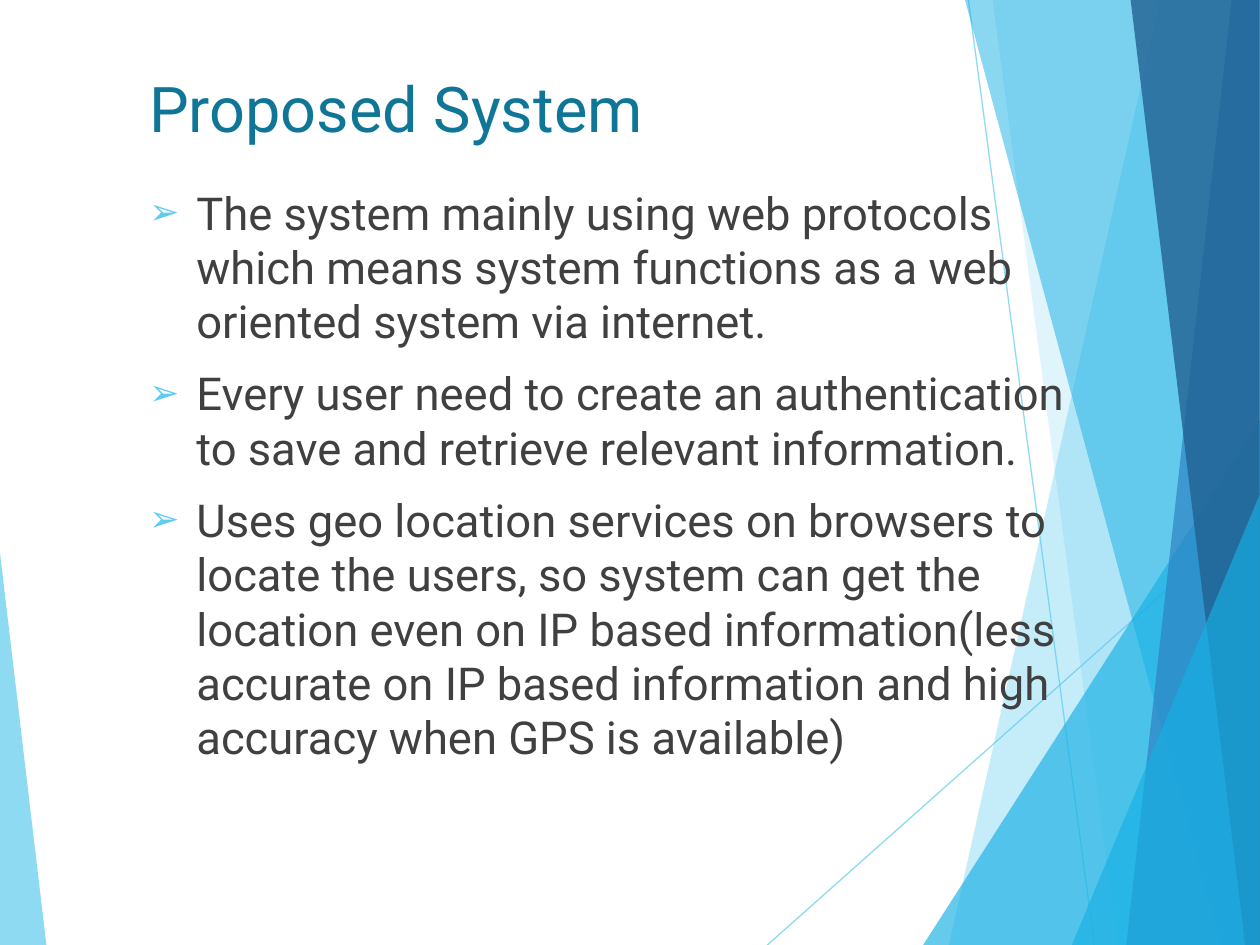
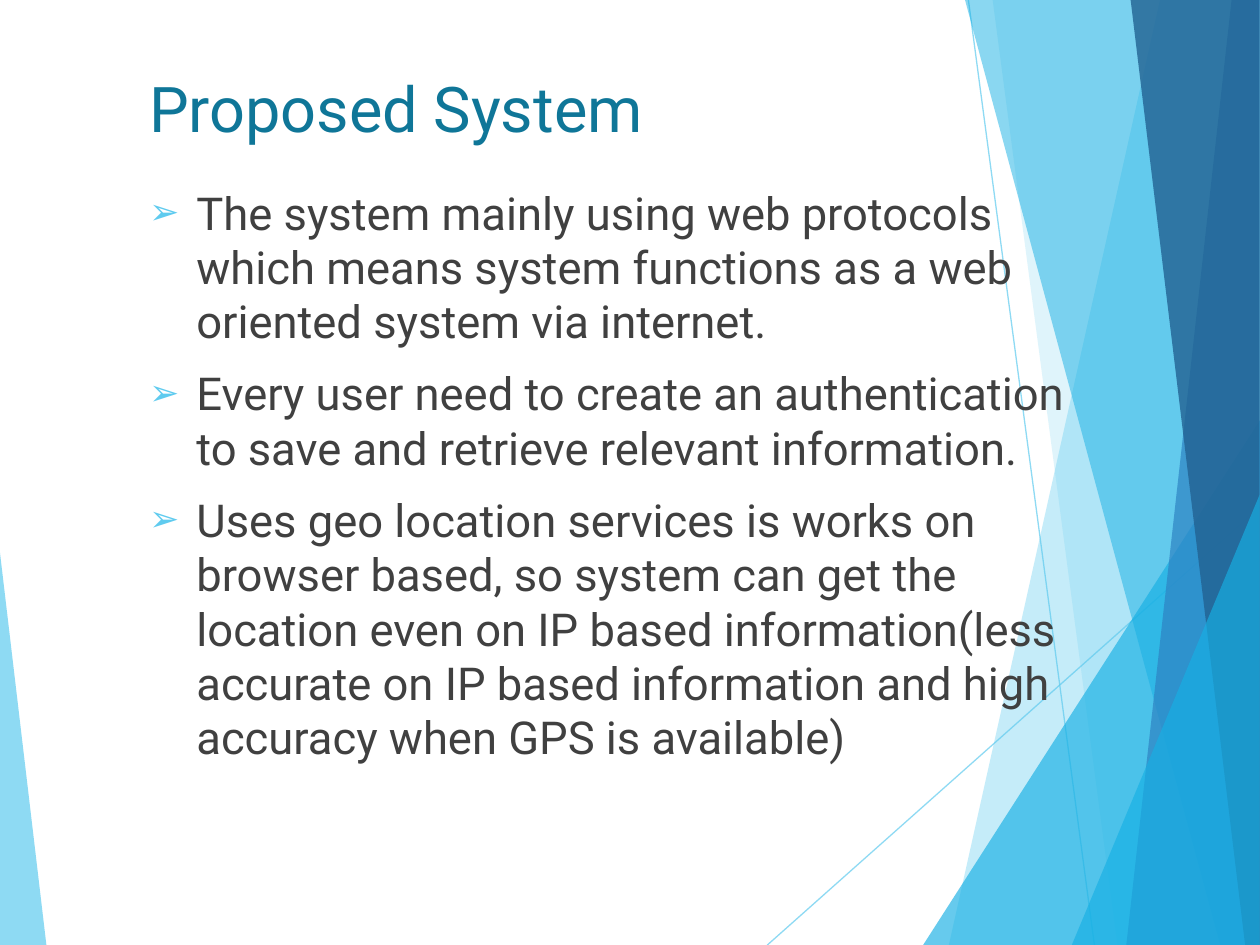
Before and after one commit to isurudewasurendra/SappuSavari, a slide deck: slide 10 of documentation/Location Based Mobile Marketing System.pptx. Drawn at 1260x945 pixels with LibreOffice and Linux fonts; fonts in the diff are those of the drawing. Boxes give left, top, right and bottom in pixels: in the first picture for what was removed or moved away, otherwise in the second. Text is boxed around its words. In the diff, an @@ line names an element or a change of style, - is before the commit and + after.

```diff
--- a/documentation/Location Based Mobile Marketing System.pptx
+++ b/documentation/Location Based Mobile Marketing System.pptx
@@ text at (196,503,1055,764): text changed @@
-➢ Uses geo location services on browsers to locate the users, so system can get the location even on IP based information(less accurate on IP based information and high accuracy when GPS is available)
+➢ Uses geo location services is works on browser based, so system can get the location even on IP based information(less accurate on IP based information and high accuracy when GPS is available)
```
Also in this commit, not shown: 7 other slides changed, 1 slide added, 1 other file.
